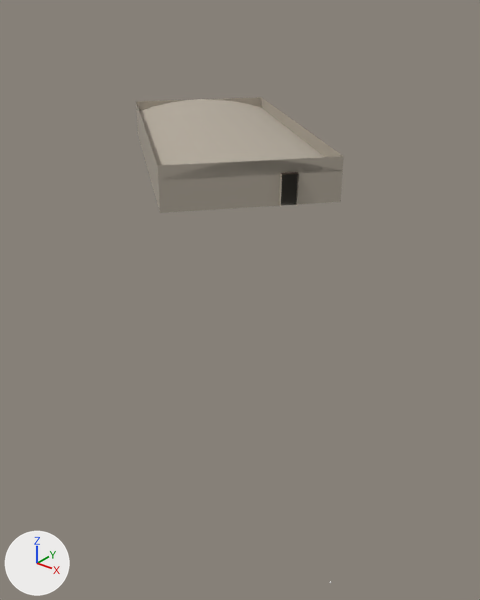
What one commit did to the glTF model assets/source/worlds/leonberg/handmade/schloss/schloss_keller_gewoelbe.glb.
One viewpoint serves both versions: a 50 mm camera at (7.5, -14.2, 17.0) aimed at (-18.9, 18.9, -3.5). The lights are fixed; the arrows at lower left show +X, +Y and +Z. The picture after the commit comes second. Vertices at exactly the same position are counted once.

Names of what the first picture shows: 'schloss_keller_gewoelbe'.
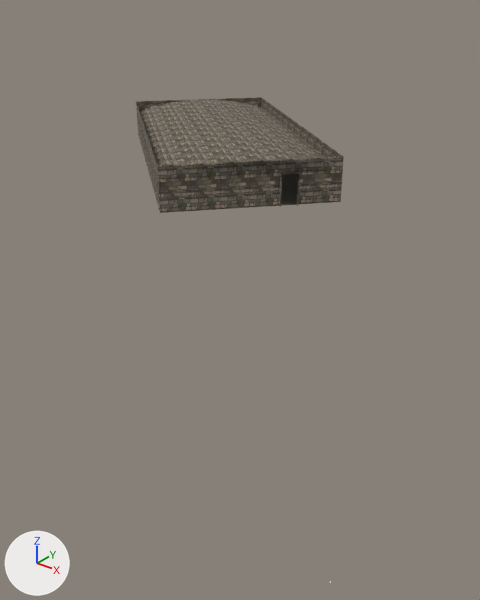
Edits to the bpy script that builds the scene:
```text
Add img_timber_albedo_png:
    img_timber_albedo_png = load_image('timber_albedo.png', '../../../../furniture/textures/timber_albedo.png', 512, 128, 'sRGB')
Add img_timber_normal_png:
    img_timber_normal_png = load_image('timber_normal.png', '../../../../furniture/textures/timber_normal.png', 512, 128, 'Non-Color')
Add img_stone_normal_png:
    img_stone_normal_png = load_image('stone_normal.png', '../../../../furniture/textures/stone_normal.png', 512, 512, 'Non-Color')
Add img_stone_albedo_png:
    img_stone_albedo_png = load_image('stone_albedo.png', '../../../../furniture/textures/stone_albedo.png', 512, 512, 'sRGB')
Add mat_timber_dark_cellar:
    mat_timber_dark_cellar = bpy.data.materials.new('timber_dark_cellar')
    # colours: brown #523c2b
    # uses the picture img_timber_albedo_png
    # uses the picture img_timber_normal_png
Add mat_stone_cellar:
    mat_stone_cellar = bpy.data.materials.new('stone_cellar')
    # colours: grey #b3aa9b
    # uses the picture img_stone_albedo_png
    # uses the picture img_stone_normal_png
Change me_schloss_keller_gewoelbe:
    where me_schloss_keller_gewoelbe.from_pydata(...)  # 36 vertices, 50 faces; spans x -42.5..-15.1, y 15.7..41.6, z 2.8..6.1
    used by ob_schloss_keller_gewoelbe; location = (0.0, 0.0, 0.0)
    me_schloss_keller_gewoelbe part 1: all 46 faces that had it switch from mat_stone (grey #b3aa9b) to mat_stone_cellar
    me_schloss_keller_gewoelbe part 2: texture (UV) coordinates changed
    remove me_schloss_keller_gewoelbe.materials.append(mat_timber_dark)  # brown #3c2b1e
    add me_schloss_keller_gewoelbe.materials.append(mat_timber_dark_cellar)
```

Boxes (x1, y1, x2, y2) around the edits, measured in the pictures (480 x 600 px):
'schloss_keller_gewoelbe', recoloured, surface changed (darker)
    both: (136, 97, 344, 213)
part 1 of me_schloss_keller_gewoelbe, recoloured (darker)
    both: (136, 97, 344, 213)
